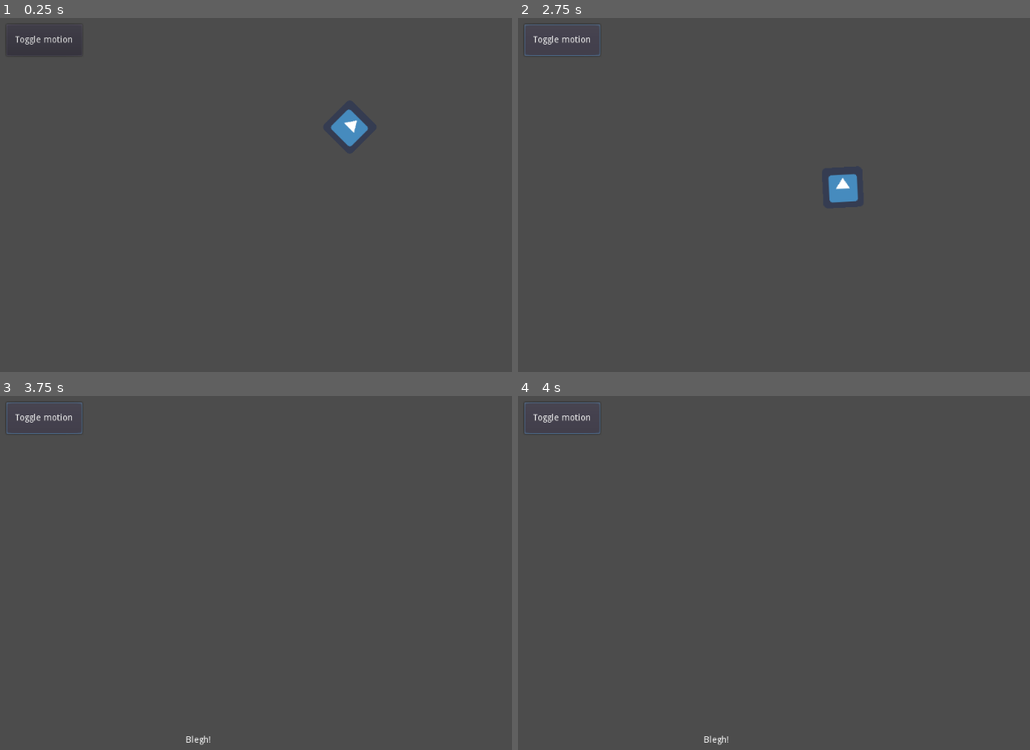
Above: before the commit, frames 1-4 (two rows, left to right).
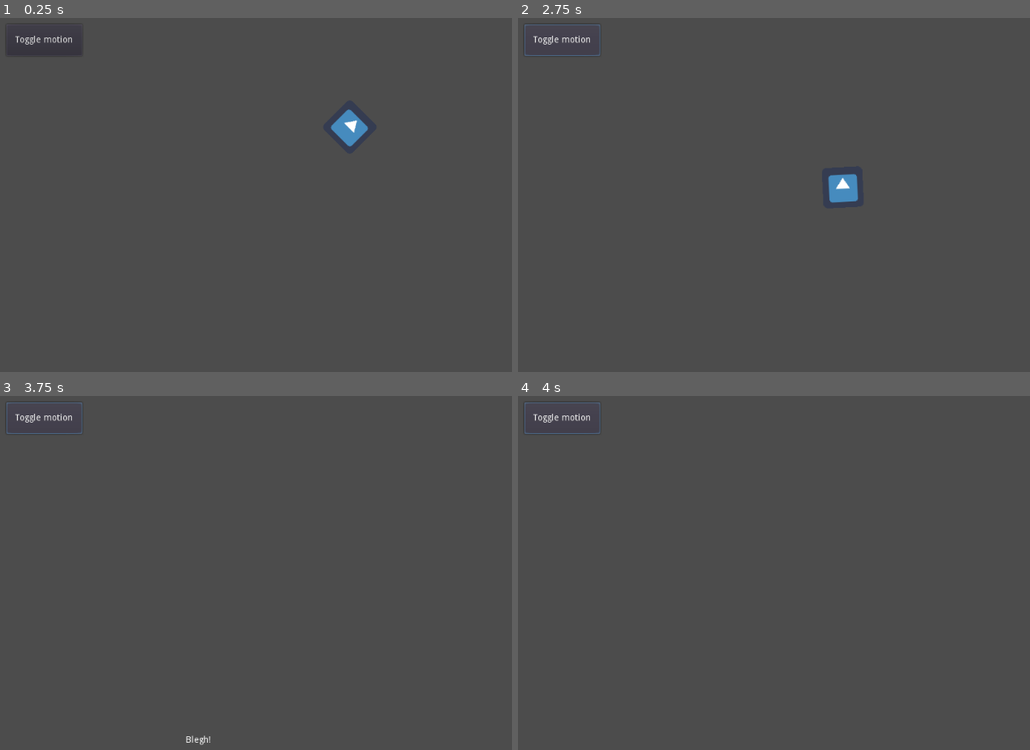
Above: after the commit, the same moments.

Repository: sniperpon/godot-tutorials
Game: Godot game, scene res://Main.tscn
Same seed, same stepped clock (60 frames per second), same inputs: the game is played once before the commit and once after it. The engine's default icon, where the game draws it, is replaced by a stand-in: a white triangle on a blue panel in a dark square.
Inputs:
- Up to frame 1 (0.25 s): no input
- Up to frame 2 (2.75 s): click "Toggle motion" at 0.5 s; tap Enter at 1.25 s; hold Right (ui_right) 1.28-2.03 s; hold Left (ui_left) from 2.03 s (still down)
- Up to frame 3 (3.75 s): release Left (ui_left) at 2.78 s; hold Right (ui_right) 2.78-3.53 s; tap Space at 3.5 s; hold Up (ui_up) from 3.53 s (still down)
- Up to frame 4 (4 s): keep holding Up (ui_up)

Frames 1-3 are identical in both runs. In frame 4, less than 0.1% of the frame differs, in the area x 36-42%, y 95-99%.

Commit message:
Fixed bug with tutorial code

Diff:
--- a/GettingStarted/scripting/Messages.gd
+++ b/GettingStarted/scripting/Messages.gd
@@ -2,7 +2,7 @@
 
 func _on_Robot_health_depleted(message):
 	var timer = get_node("MessagesTimer")
-	timer.start(5.0)
+	timer.start(-5)
 
 	# Display the message
 	text = message
@@ -11,5 +11,5 @@
 	var funky = 1
 
 func _on_MessagesTimer_timeout():
-	print("here")
+	var timer = get_node("MessagesTimer")
 	text = ""
--- a/GettingStarted/scripting/Robot.gd
+++ b/GettingStarted/scripting/Robot.gd
@@ -56,5 +56,6 @@
 
 # This event handler takes care of the timer expiring
 func _on_Timer_timeout():
-	take_damage(1)
-	print("Health:" + String(health))
+	if health > 0:
+		take_damage(1)
+		print("Health:" + String(health))
